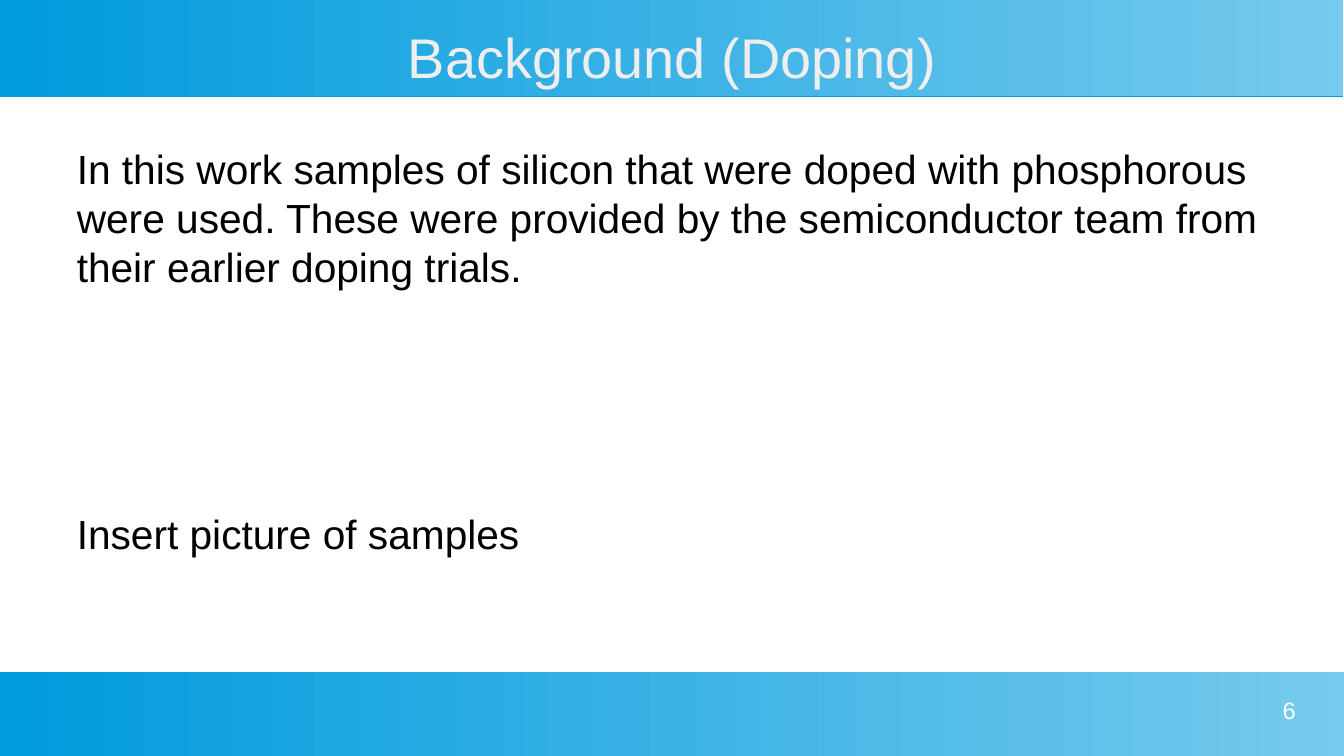
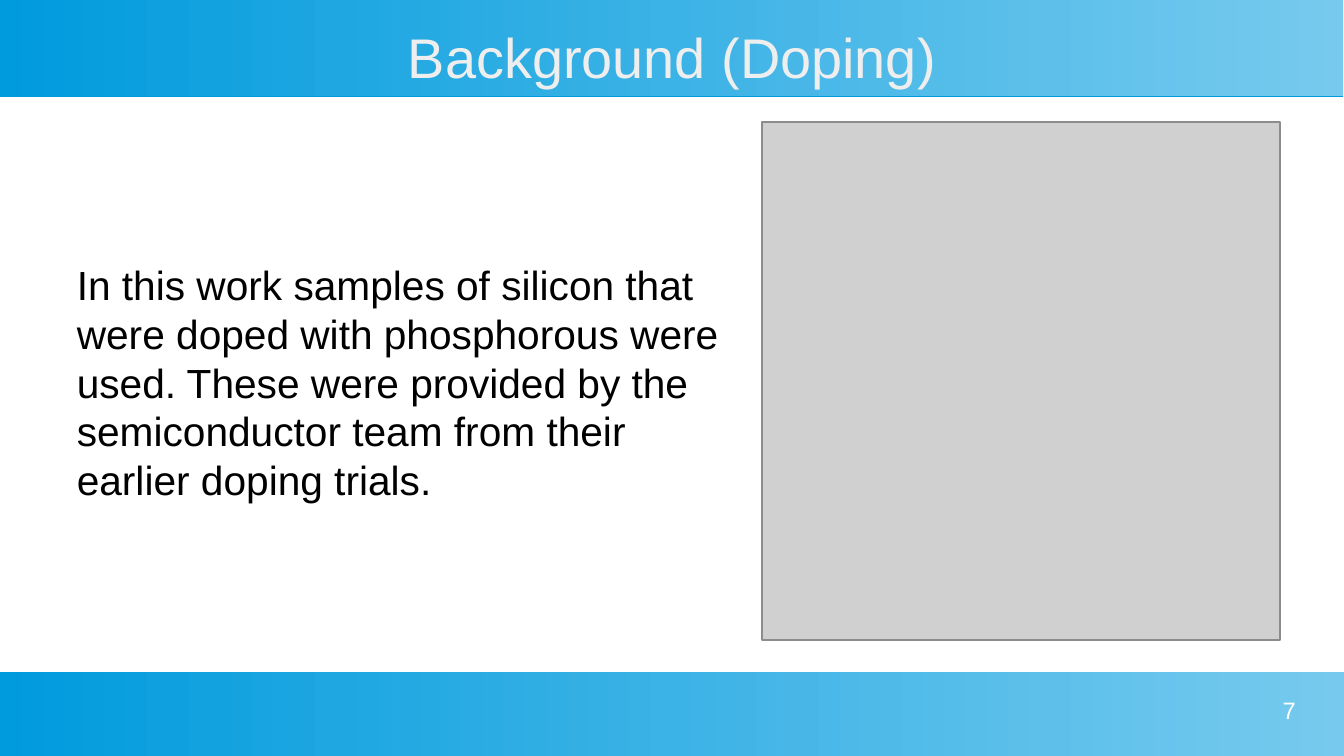
Before and after one commit to MarkS5001/GIXRD-Thesis, a slide deck: slide 7 of Thesis Defense Presentation.odp (slide 6 before the commit). Drawn at 1344x756 pixels with LibreOffice and Linux fonts; fonts in the diff are those of the drawing; grey boxes stand for pictures. Boxes give left, top, right and bottom in pixels: in the first picture for what was removed or moved away, otherwise in the second. Text is boxed around its words. In the diff, an @@ line names an element or a change of style, - is before the commit and + after.

Commit message:
Added future work slide, and pictures

```diff
--- a/Thesis Defense Presentation.odp
+++ b/Thesis Defense Presentation.odp
@@ picture added at (762,122,1281,640) @@
@@ text "In this work samples of ...": place and size @@
-text "In this work samples of ..." at (77,154,1257,556)
+text "In this work samples of ..." at (77,270,718,503)
@@ text at (77,519,519,556): paragraph removed @@
-Insert picture of samples
@@ page number at (1283,702,1296,719): text changed @@
-6
+7
```
Also in this commit, not shown: 2 other slides changed, 2 slides added, 3 slides removed.
